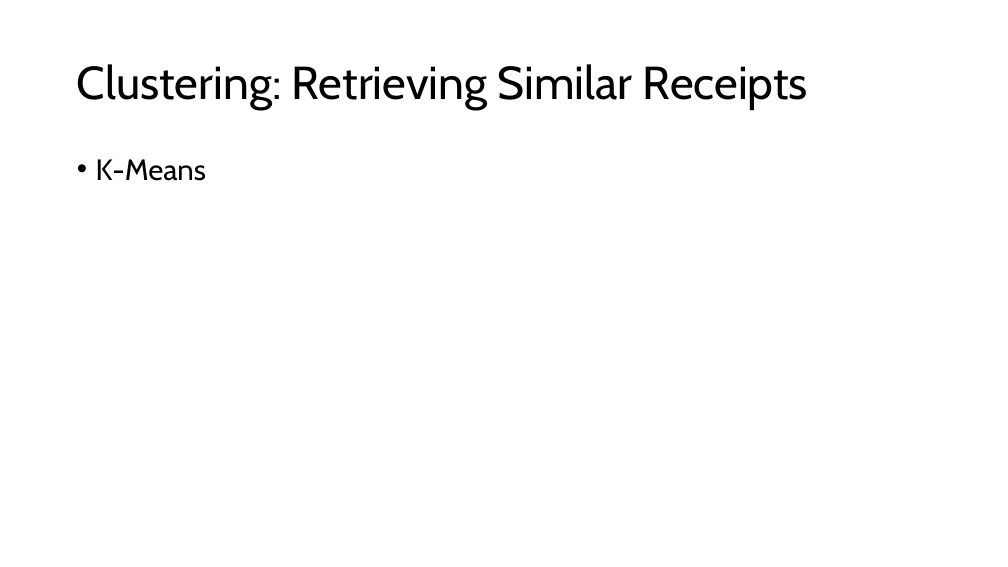
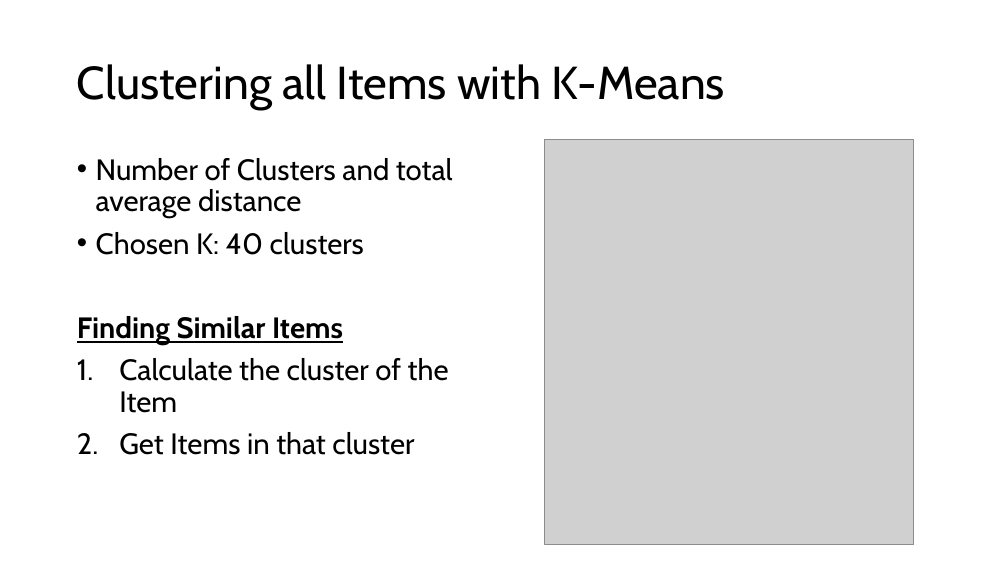
Before and after one commit to iradualbert/dst-receipt-expense, a slide deck: slide 12 of Receipt_Images_Processing.pptx. Drawn at 1008x567 pixels with LibreOffice and Linux fonts; fonts in the diff are those of the drawing; grey boxes stand for pictures. Boxes give left, top, right and bottom in pixels: in the first picture for what was removed or moved away, otherwise in the second. Text is boxed around its words. In the diff, an @@ line names an element or a change of style, - is before the commit and + after.

```diff
--- a/Receipt_Images_Processing.pptx
+++ b/Receipt_Images_Processing.pptx
@@ title at (77,64,725,110): text changed @@
-Clustering: Retrieving Similar Receipts
+Clustering all Items with K-Means
@@ picture added at (545,140,913,544) @@
@@ text at (77,158,453,455): text changed @@
-• K-Means
+• Number of Clusters and total average distance
+• Chosen K: 40 clusters
+Finding Similar Items
+1. Calculate the cluster of the Item
+2. Get Items in that cluster
```
Also in this commit, not shown: 4 other slides changed, 4 other files.
